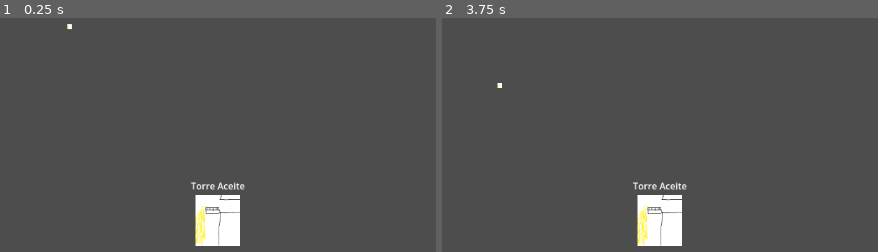
Above: before the commit, frames 1-2 (left to right).
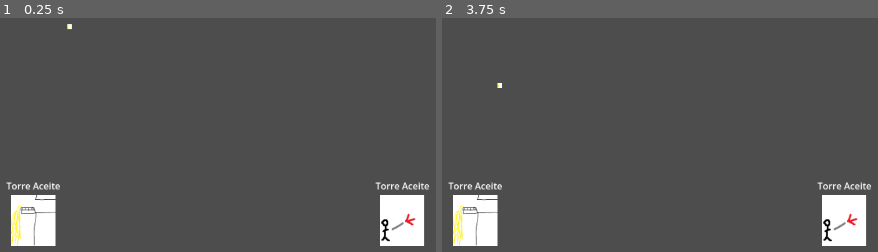
Above: after the commit, the same moments.

Repository: frangcisneros/tower-defense-game
Game: Godot game, scene res://test-scene.tscn
Two runs of this game, one before a commit and one after it. Both use one fixed random seed, a clock stepped at 60 frames per second and the inputs below.
Inputs (mouse positions are in pixels of both pictures, inside the frame that each line leads up to):
- Up to frame 1 (0.25 s): no input
- Up to frame 2 (3.75 s): click (660, 219) at 0.52 s; click (660, 219) at 1.27 s; click (660, 219) at 2.02 s; tap Enter at 2.75 s; move the mouse to (511, 27) at 2.77 s; press the mouse at (511, 27) at 2.78 s; tap Space at 3.5 s; move the mouse to (498, 85) at 3.52 s; release the mouse at (498, 85) at 3.53 s; click (498, 85) at 3.6 s

The runs differ from the first frame. In frame 1, 7.3% of the frame differs, in the area x 1-99%, y 70-98%; in frame 2, 7.3%.

Commit message:
las imagenes se cargan automaticamente, falta buscar la forma que se carguen los nombres

Diff:
--- a/test_scene.gd
+++ b/test_scene.gd
@@ -5,7 +5,7 @@
 @onready var timerBasicEnemy : Timer = $Timer
 # cambiarlo posiblemente por un diccionario, para obtener las torres por identificadores unicos
 # una funcion global donde en cada nivel yo pueda poner rapidamente las torres que quiero disponibles
-@export var avaiableTowers = ["res://torre-aceite/"]
+@export var avaiableTowers = ["res://torre-aceite/","res://torre-granaderos/"]
 
 func _on_timer_timeout() -> void:
 	var tempBasicEnemy = basicEnemy.instantiate()
--- a/ui/lvl_ui.gd
+++ b/ui/lvl_ui.gd
@@ -16,8 +16,10 @@
 	for tower in avaiableTowers:
 		var tempButton = towerButton.instantiate()
 		tempButton.get_child(0).text = "[center]%s[/center]" % "Torre Aceite"
-		var texture = load("res://torre-aceite/sprite.png")
-		var texturePressed = load("res://torre-aceite/sprite-pressed.png")
+		#probablemente cambiar "sprite" por algo como "sprite-button-tower"
+		var texture = load(str(tower,"/sprite.png"))
+		#aca lo mismo
+		var texturePressed = load(str(tower,"/sprite-pressed.png"))
 		tempButton.get_child(1).set_texture_normal(texture)
 		tempButton.get_child(1).set_texture_pressed(texturePressed)
 
Binary file added: torre-granaderos/sprite-pressed.png
Not shown, added: torre-granaderos/sprite-pressed.png.import
Binary file added: torre-granaderos/sprite.png
Not shown, added: torre-granaderos/sprite.png.import
